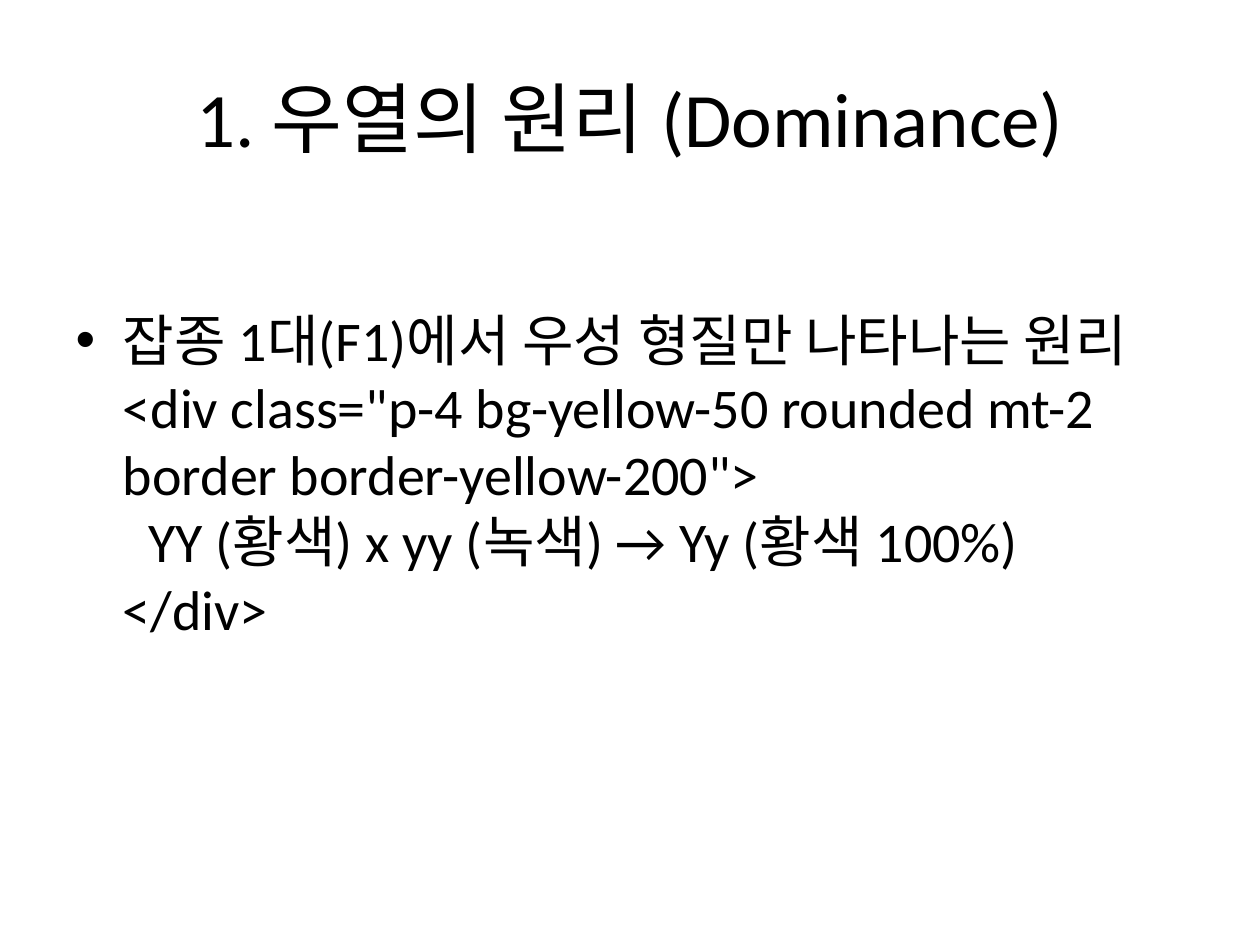
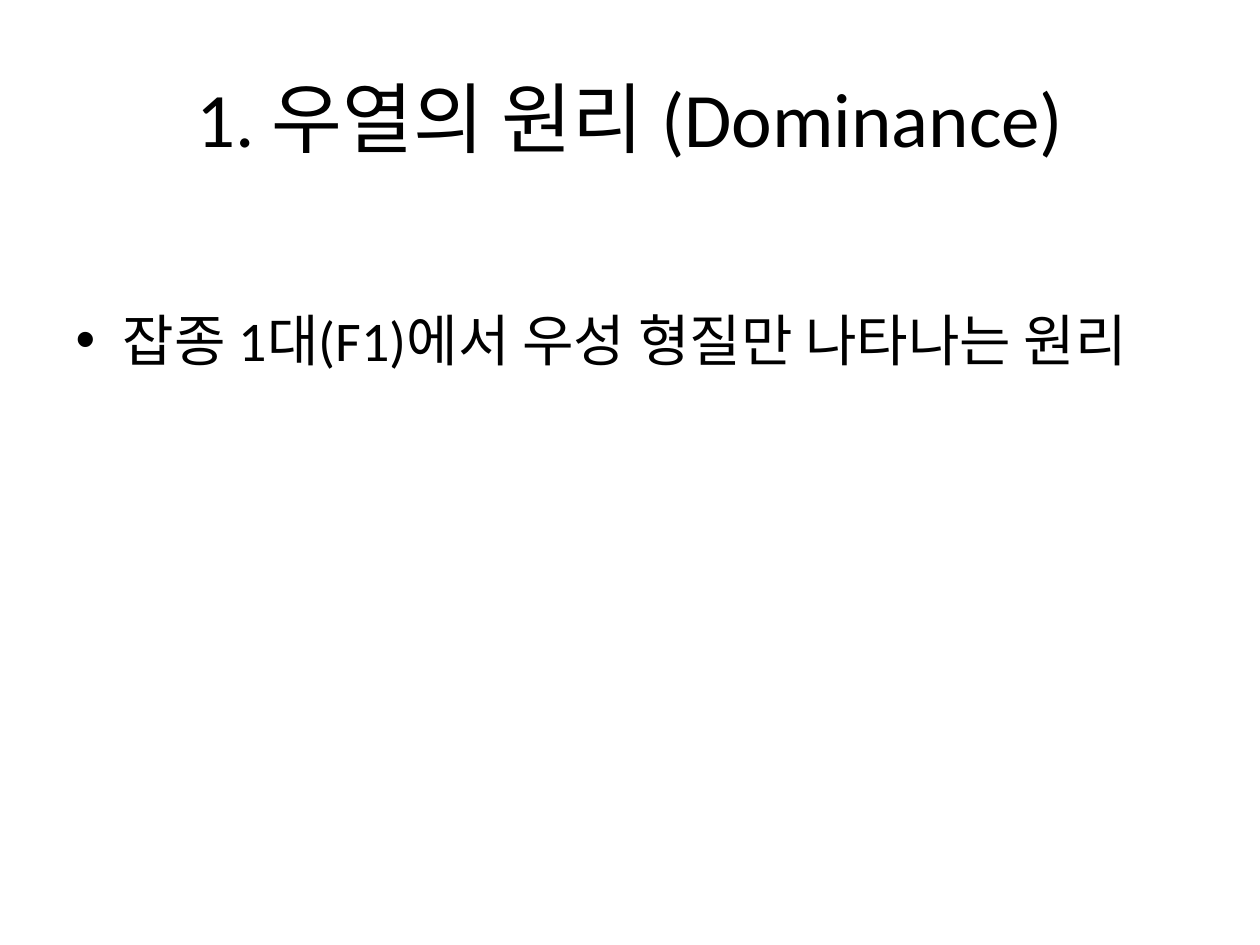
Before and after one commit to rjegjin/Project-SCOPE, a slide deck: slide 4 of output/03_mendel.pptx. Drawn at 1260x945 pixels with LibreOffice and Linux fonts; fonts in the diff are those of the drawing. Boxes give left, top, right and bottom in pixels: in the first picture for what was removed or moved away, otherwise in the second. Text is boxed around its words. In the diff, an @@ line names an element or a change of style, - is before the commit and + after.

```diff
--- a/output/03_mendel.pptx
+++ b/output/03_mendel.pptx
@@ text at [123, 314, 1127, 369]: text changed @@
-• 잡종 1대(F1)에서 우성 형질만 나타나는 원리
-  <div class="p-4 bg-yellow-50 rounded mt-2 border border-yellow-200">
-  YY (황색) x yy (녹색) → Yy (황색 100%)
-  </div>
+• 잡종 1대(F1)에서 우성 형질만 나타나는 원리
```
Also in this commit, not shown: 3 other slides changed, 1 slide removed, 12 other files.
